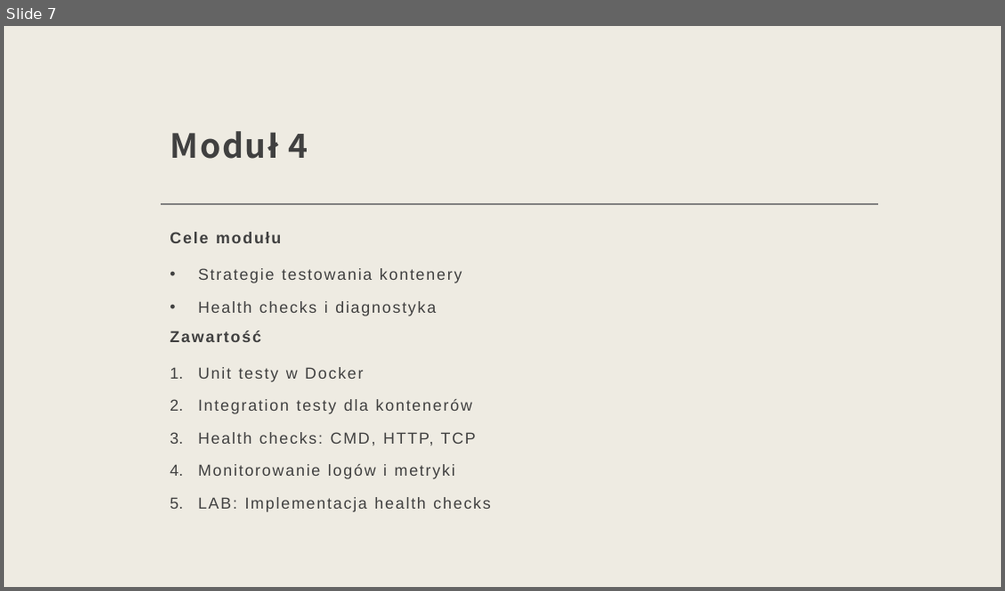
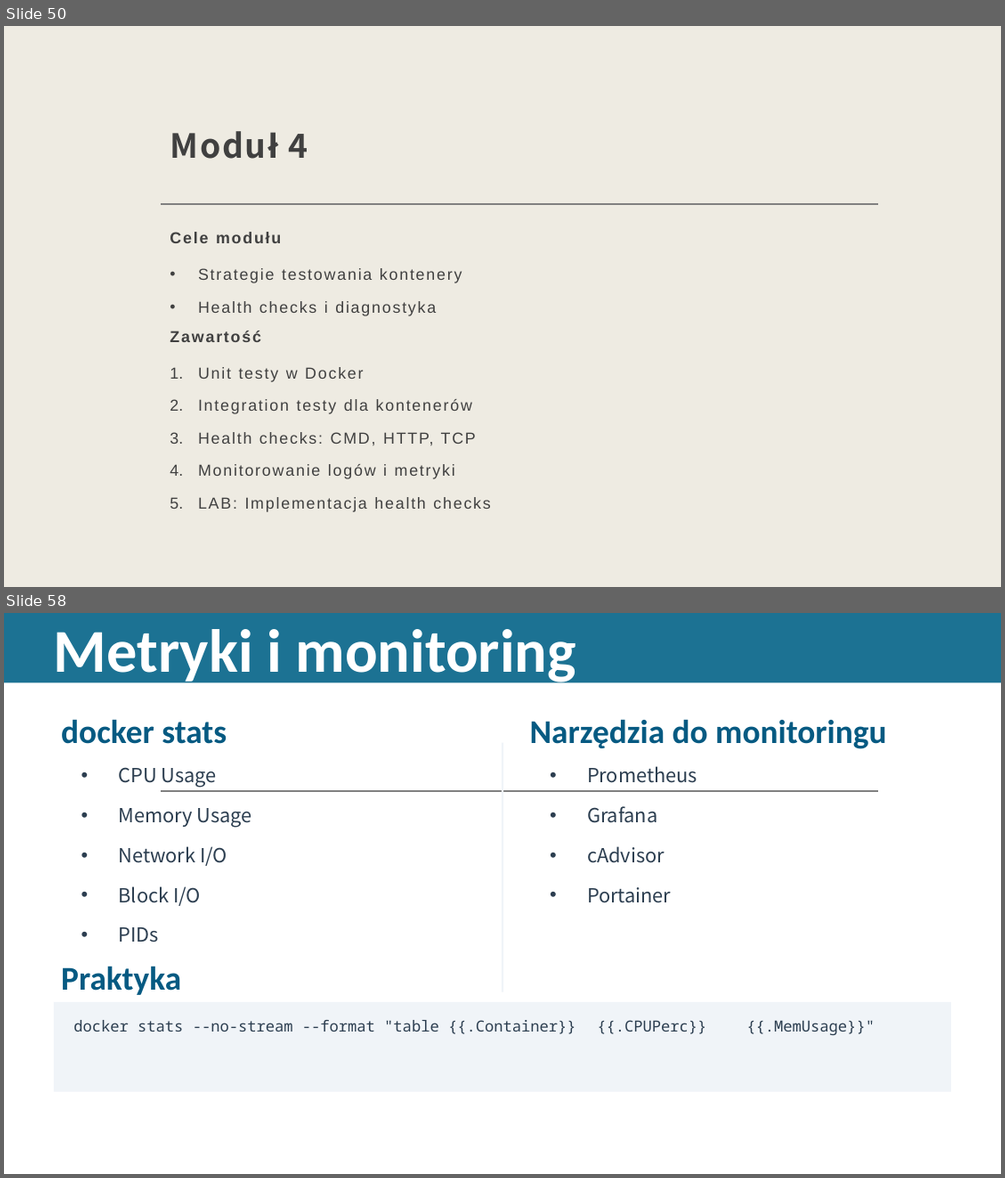
Before and after one commit to gajdaj2/docker_k8s, a slide deck: devops_docker_k8s.pptx. Shown one above the other, each under a label of ours: slide 7 before the commit, slides 50 and 58 after it; the slides between them are not shown. The pictures are 1005x591 and 1005x1178 pixels, drawn with LibreOffice and Linux fonts; fonts in the diff are those of the drawing. Boxes give left, top, right and bottom in pixels: in the first picture for what was removed or moved away, otherwise in the second. Text is boxed around its words. In the diff, an @@ line names an element or a change of style, - is before the commit and + after.

```diff
--- a/devops_docker_k8s.pptx
+++ b/devops_docker_k8s.pptx
@@ slide 58 added at (4,613,1001,1174), background #FFFFFF; not listed: 1 template element that a slide beside it also shows @@
@@ rectangle added at (4,613,1001,682), fill #1C7293 @@
@@ text added at (54,629,576,686), 58.7 pt, text #FFFFFF, bold @@
+Metryki i monitoring
@@ text added at (61,719,226,744), 32 pt, text #065A82, bold @@
+docker stats
@@ text added at (530,719,886,749), 32 pt, text #065A82, bold @@
+Narzędzia do monitoringu
@@ line added from (502, 742) to (502, 992), #F0F4F8 2 pt @@
@@ text added at (119,767,217,787), 18.7 pt, text #2C3E50 @@
+• CPU Usage
@@ text added at (587,766,697,783), 18.7 pt, text #2C3E50 @@
+• Prometheus
@@ text added at (119,808,252,827), 18.7 pt, text #2C3E50 @@
+• Memory Usage
@@ text added at (587,806,657,823), 18.7 pt, text #2C3E50 @@
+• Grafana
@@ text added at (119,846,227,866), 18.7 pt, text #2C3E50 @@
+• Network I/O
@@ text added at (587,846,664,863), 18.7 pt, text #2C3E50 @@
+• cAdvisor
@@ text added at (119,886,201,906), 18.7 pt, text #2C3E50 @@
+• Block I/O
@@ text added at (587,887,671,903), 18.7 pt, text #2C3E50 @@
+• Portainer
@@ text added at (119,927,159,942), 18.7 pt, text #2C3E50 @@
+• PIDs
@@ text added at (61,965,181,995), 32 pt, text #065A82, bold @@
+Praktyka
@@ rectangle added at (54,1002,952,1092), fill #F0F4F8 @@
@@ text added at (73,1020,874,1035), 14.7 pt, text #2C3E50 @@
+docker stats --no-stream --format "table {{.Container}} {{.CPUPerc}} {{.MemUsage}}"
@@ what was slide 7 is now slide 50 @@
```
Also in this commit, not shown: 5 slides changed, 36 other slides added, 2 slides removed, 37 other files.
